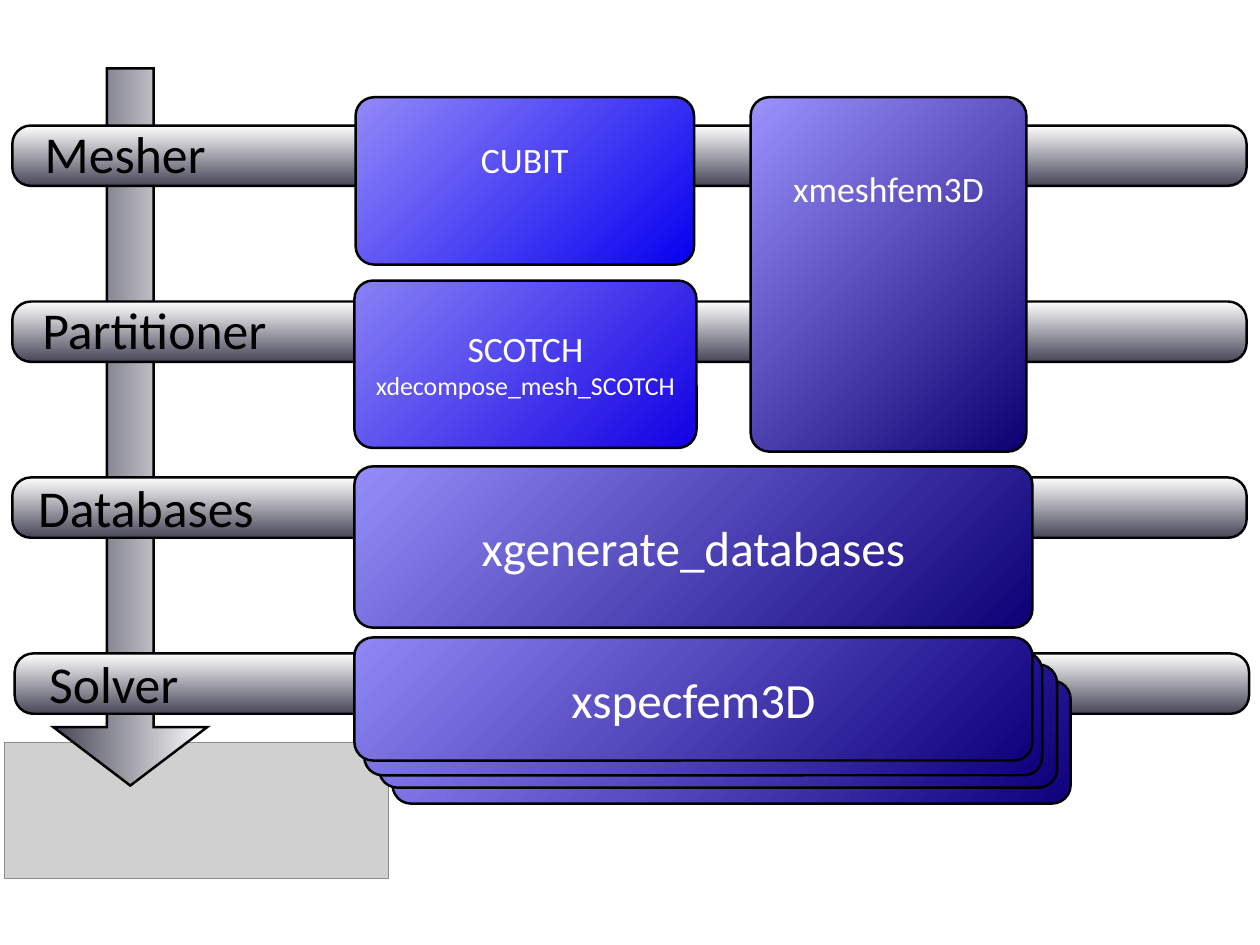
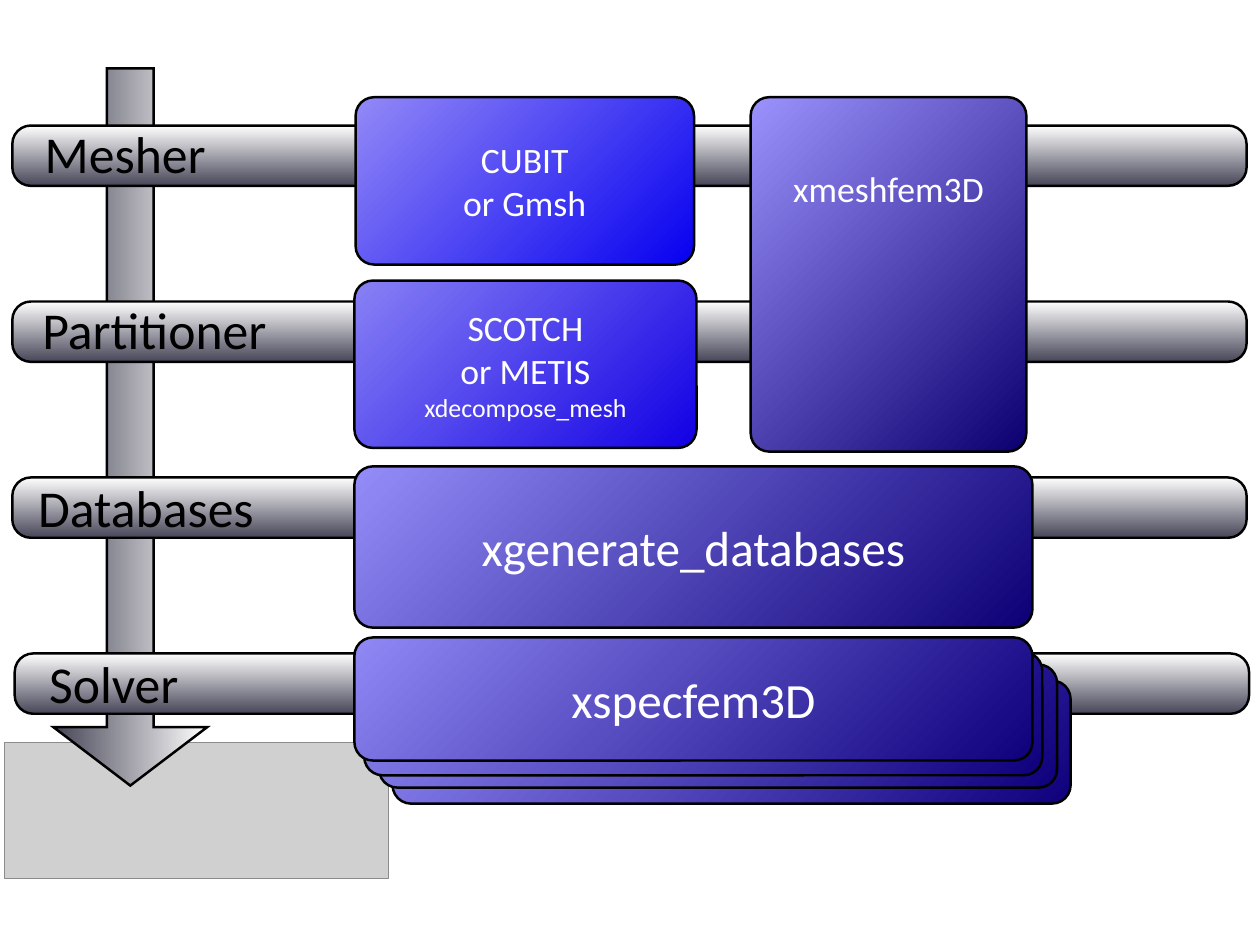
Before and after one commit to SPECFEM/specfem3d, a slide deck: slide 1 of doc/USER_MANUAL/figures/workflow.ppt. Drawn at 1260x945 pixels with LibreOffice and Linux fonts; fonts in the diff are those of the drawing; grey boxes stand for pictures. Boxes give left, top, right and bottom in pixels: in the first picture for what was removed or moved away, otherwise in the second. Text is boxed around its words. In the diff, an @@ line names an element or a change of style, - is before the commit and + after.

```diff
--- a/doc/USER_MANUAL/figures/workflow.ppt
+++ b/doc/USER_MANUAL/figures/workflow.ppt
@@ rounded rectangle "CUBIT or Gmsh" at [355,97,694,265]: fill gradient #0700F0 to #9289F7 to gradient #9289F7 to #0700F0 @@
@@ text in rounded rectangle at [463,150,586,217]: text changed @@
-CUBIT
+CUBIT
+or Gmsh
@@ rounded rectangle "SCOTCH" at [354,281,696,448]: fill gradient #1200E4 to #8881F5 to gradient #8881F5 to #1200E4 @@
@@ text in rounded rectangle at [424,361,626,421]: text changed @@
-xdecompose_mesh_SCOTCH
+or METIS
+xdecompose_mesh
```
Also in this commit, not shown: 1 other slide changed, 3 other files.
